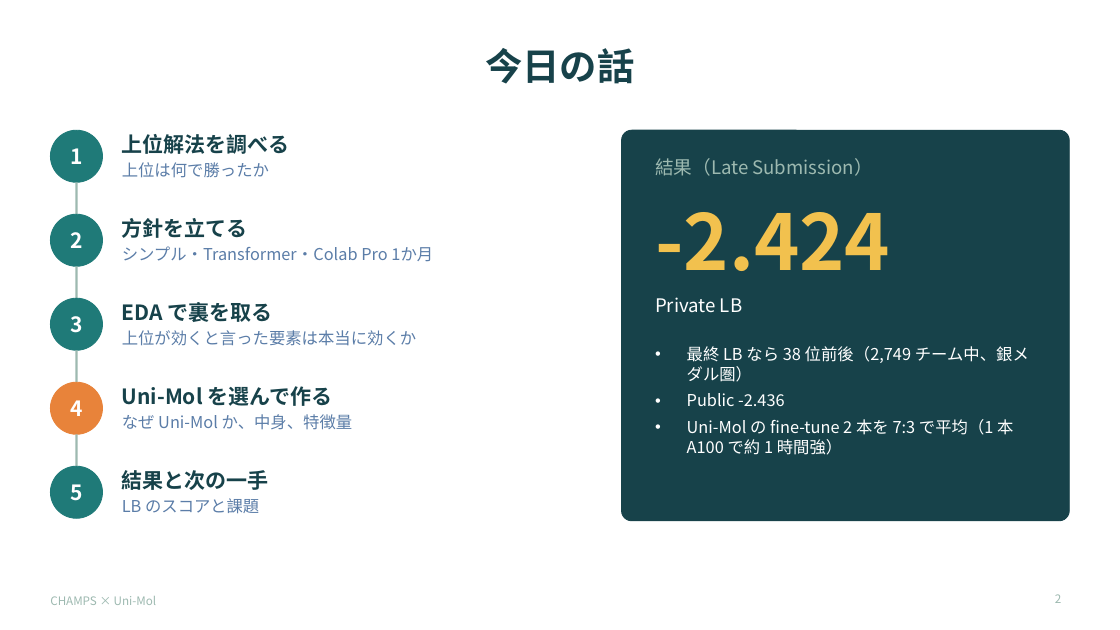
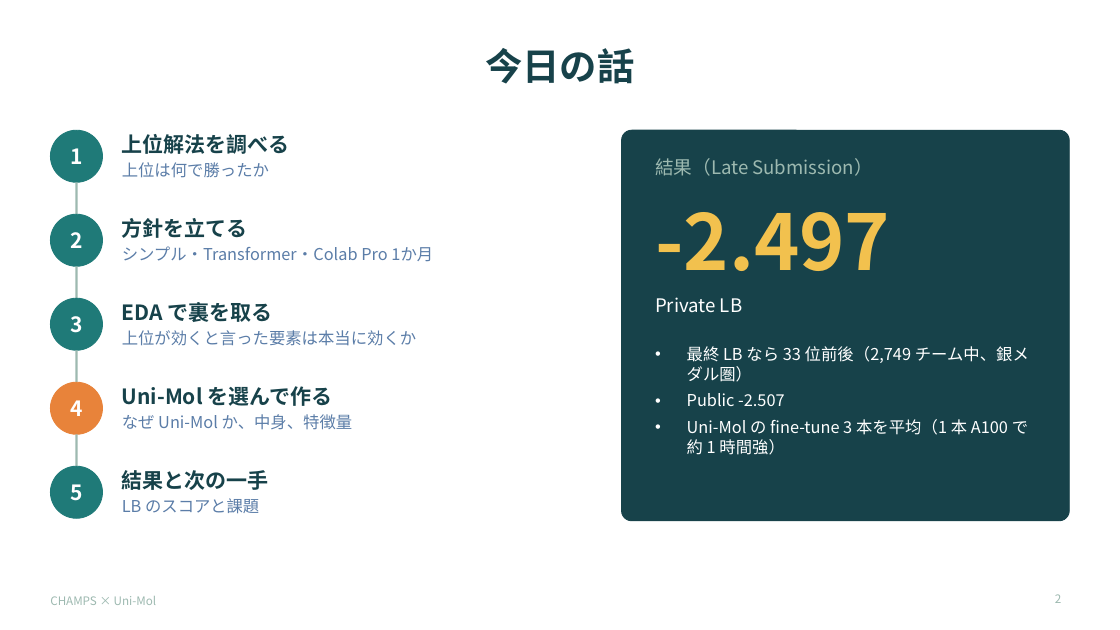
Before and after one commit to kino0120/predicting-molecular-properties, a slide deck: slide 2 of slides/champs_unimol.pptx. Drawn at 1120x630 pixels with LibreOffice and Linux fonts; fonts in the diff are those of the drawing. Boxes give left, top, right and bottom in pixels: in the first picture for what was removed or moved away, otherwise in the second. Text is boxed around its words. In the diff, an @@ line names an element or a change of style, - is before the commit and + after.

```diff
--- a/slides/champs_unimol.pptx
+++ b/slides/champs_unimol.pptx
@@ text at box(655, 212, 890, 271): text changed @@
--2.424
+-2.497
@@ text at box(687, 346, 1029, 455): text changed @@
-• 最終 LB なら 38 位前後（2,749 チーム中、銀メダル圏）
-• Public -2.436
-• Uni-Mol の fine-tune 2 本を 7:3 で平均（1 本 A100 で約 1 時間強）
+• 最終 LB なら 33 位前後（2,749 チーム中、銀メダル圏）
+• Public -2.507
+• Uni-Mol の fine-tune 3 本を平均（1 本 A100 で約 1 時間強）
```
Also in this commit, not shown: 4 other slides changed, 6 other files.
